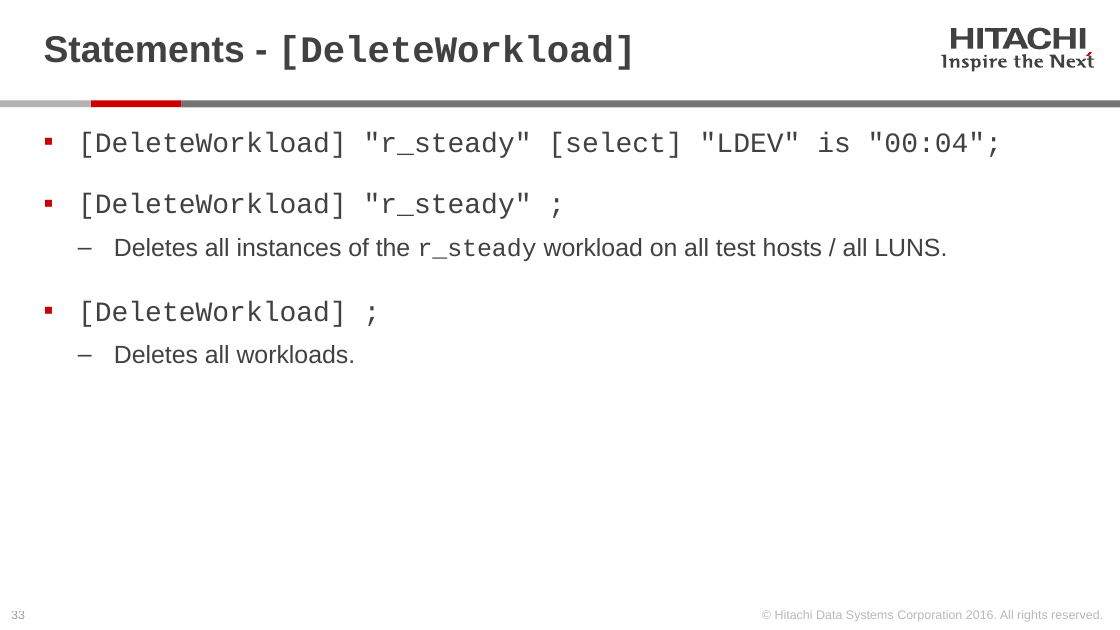
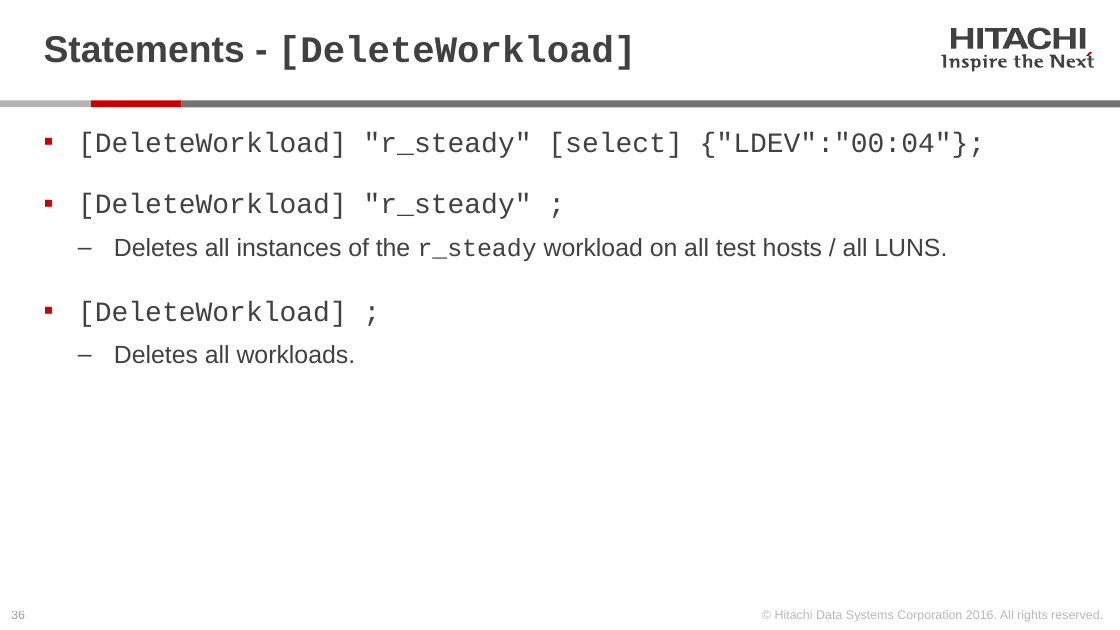
Before and after one commit to Hitachi-Data-Systems/ivy, a slide deck: slide 36 of doc/Programming ivy reference - 2 of 2 - ivy engine.pptx (slide 33 before the commit). Drawn at 1120x630 pixels with LibreOffice and Linux fonts; fonts in the diff are those of the drawing. Boxes give left, top, right and bottom in pixels: in the first picture for what was removed or moved away, otherwise in the second. Text is boxed around its words. In the diff, an @@ line names an element or a change of style, - is before the commit and + after.

Commit message:
position for ivy engine control API to use JSON format for select clauses in ivyscript

```diff
--- a/doc/Programming ivy reference - 2 of 2 - ivy engine.pptx
+++ b/doc/Programming ivy reference - 2 of 2 - ivy engine.pptx
@@ text at [78,132,986,158]: text changed @@
-▪ [DeleteWorkload] "r_steady" [select] "LDEV" is "00:04";
+▪ [DeleteWorkload] "r_steady" [select] {"LDEV":"00:04"};
@@ page number at [11,611,25,619]: text changed @@
-33
+36
```
Also in this commit, not shown: 8 other slides changed, 3 slides added, 3 other files.
